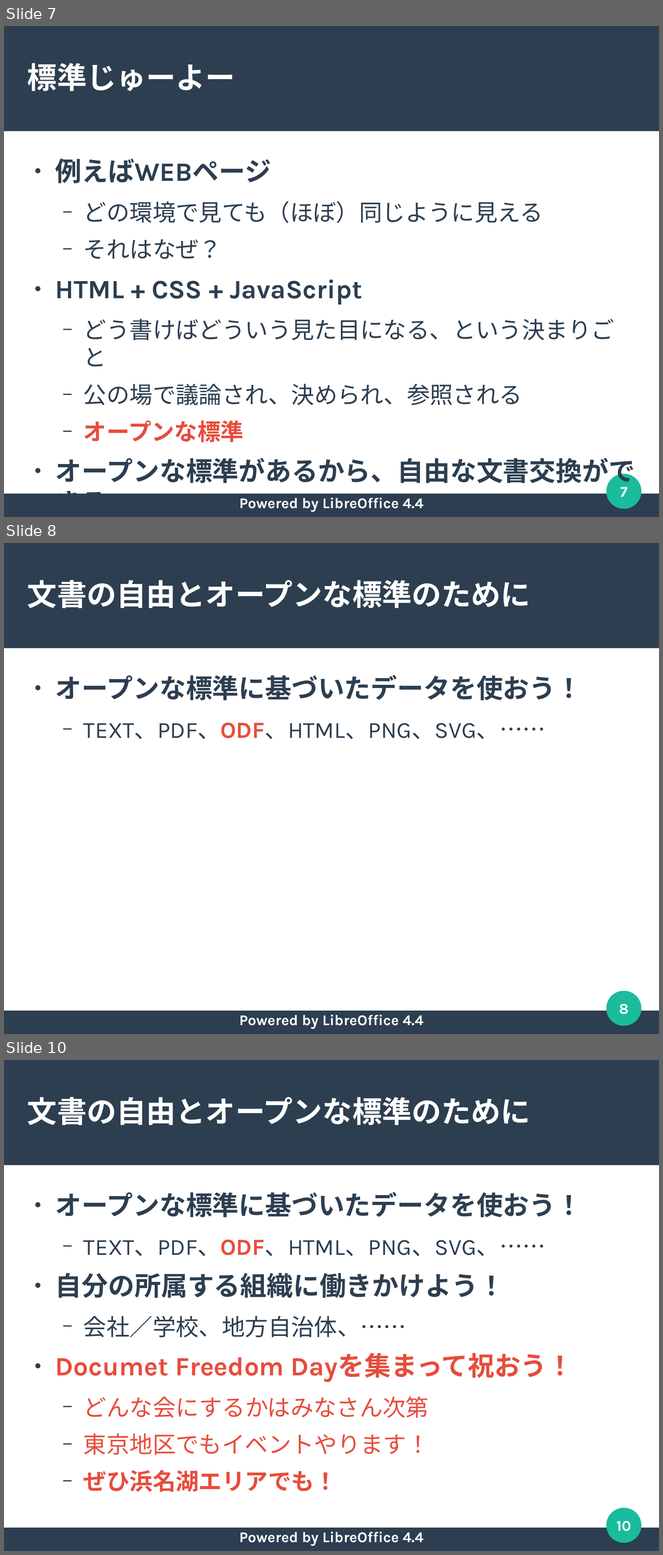
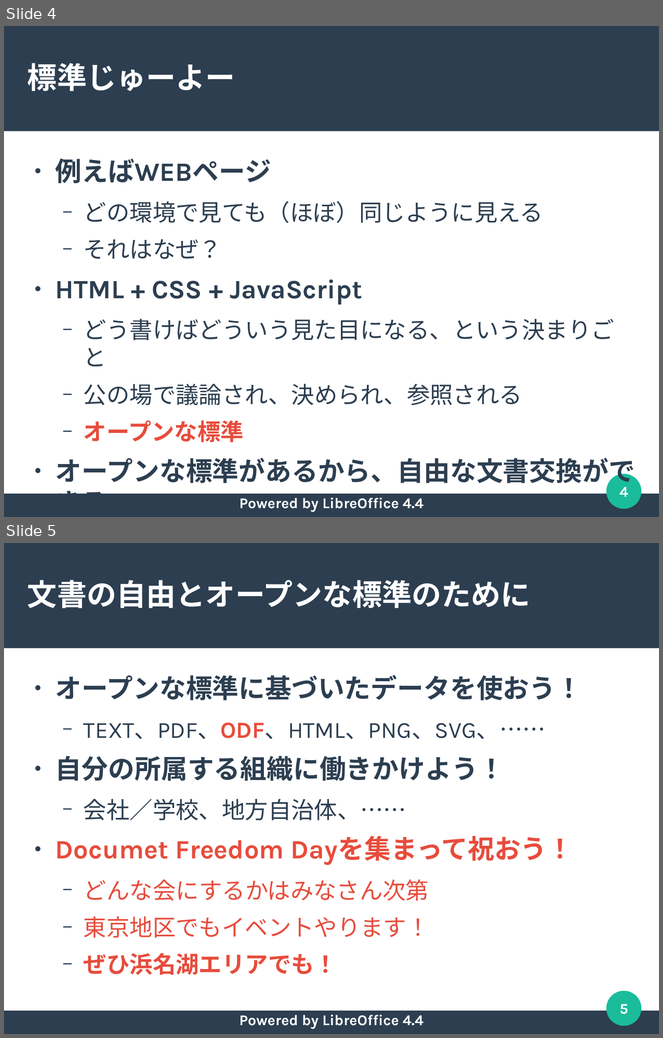
Before and after one commit to naruoga/KantoLibreOffice, a slide deck: others/OSC2015Hamanako-DFD2015.odp. Shown one above the other, each under a label of ours: slides 7, 8 and 10 before the commit, slides 4 and 5 after it; the slides between them are not shown. The pictures are 663x1555 and 663x1038 pixels, drawn with LibreOffice and Linux fonts; fonts in the diff are those of the drawing. Boxes give left, top, right and bottom in pixels: in the first picture for what was removed or moved away, otherwise in the second. Text is boxed around its words. In the diff, an @@ line names an element or a change of style, - is before the commit and + after.

```diff
--- a/others/OSC2015Hamanako-DFD2015.odp
+++ b/others/OSC2015Hamanako-DFD2015.odp
@@ slide 8 removed at bbox=[4, 543, 659, 1034], background #FFFFFF; not listed: 3 template elements that a slide beside it also shows @@
@@ title removed at bbox=[27, 580, 531, 609] @@
-文書の自由とオープンな標準のために
@@ text removed at bbox=[55, 675, 582, 740] @@
-● オープンな標準に基づいたデータを使おう！
-  − TEXT、PDF、ODF、HTML、PNG、SVG、……
@@ page number removed at bbox=[619, 1004, 629, 1015] @@
-8
@@ text removed at bbox=[240, 1015, 424, 1029] @@
-Powered by LibreOffice 4.4
@@ what was slide 7 is now slide 4 @@
@@ page number at bbox=[620, 487, 629, 497]: text changed @@
-7
+4
@@ what was slide 10 is now slide 5 @@
@@ page number at bbox=[620, 1004, 629, 1015]: text changed @@
-10
+5
```
Also in this commit, not shown: 2 slides changed, 4 other slides removed.
